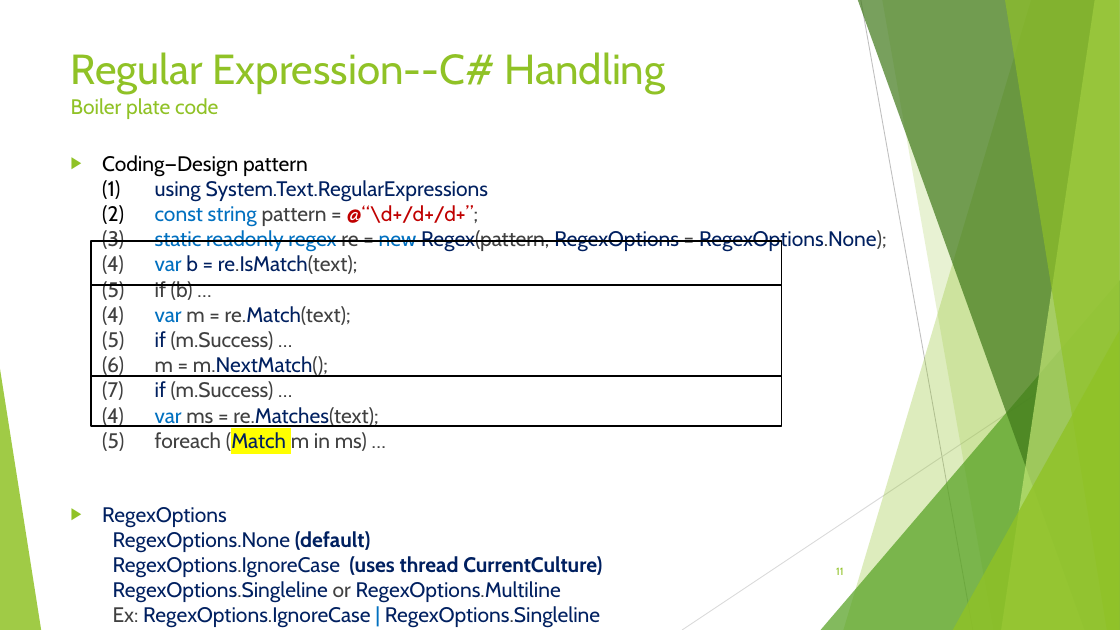
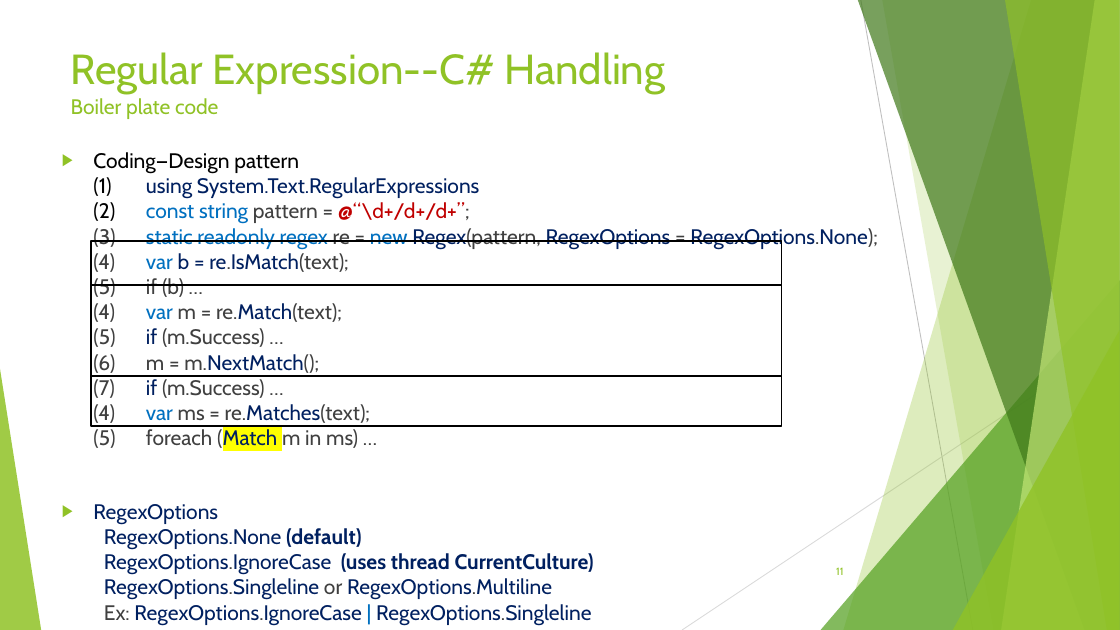
Before and after one commit to avifarah/RegularExpressionsTalk, a slide deck: slide 11 of Regular expression.pptx. Drawn at 1120x630 pixels with LibreOffice and Linux fonts; fonts in the diff are those of the drawing. Boxes give left, top, right and bottom in pixels: in the first picture for what was removed or moved away, otherwise in the second. Text is boxed around its words. In the diff, an @@ line names an element or a change of style, - is before the commit and + after.

```diff
--- a/Regular expression.pptx
+++ b/Regular expression.pptx
@@ text "Coding—Design pattern (1) using System.Text.RegularExpressio ...": place and size @@
-text "Coding—Design pattern (1) using System.Text.RegularExpressio ..." at (102, 155, 887, 628)
+text "Coding—Design pattern (1) using System.Text.RegularExpressio ..." at (93, 152, 878, 626)
```
Also in this commit, not shown: 7 other slides changed.
